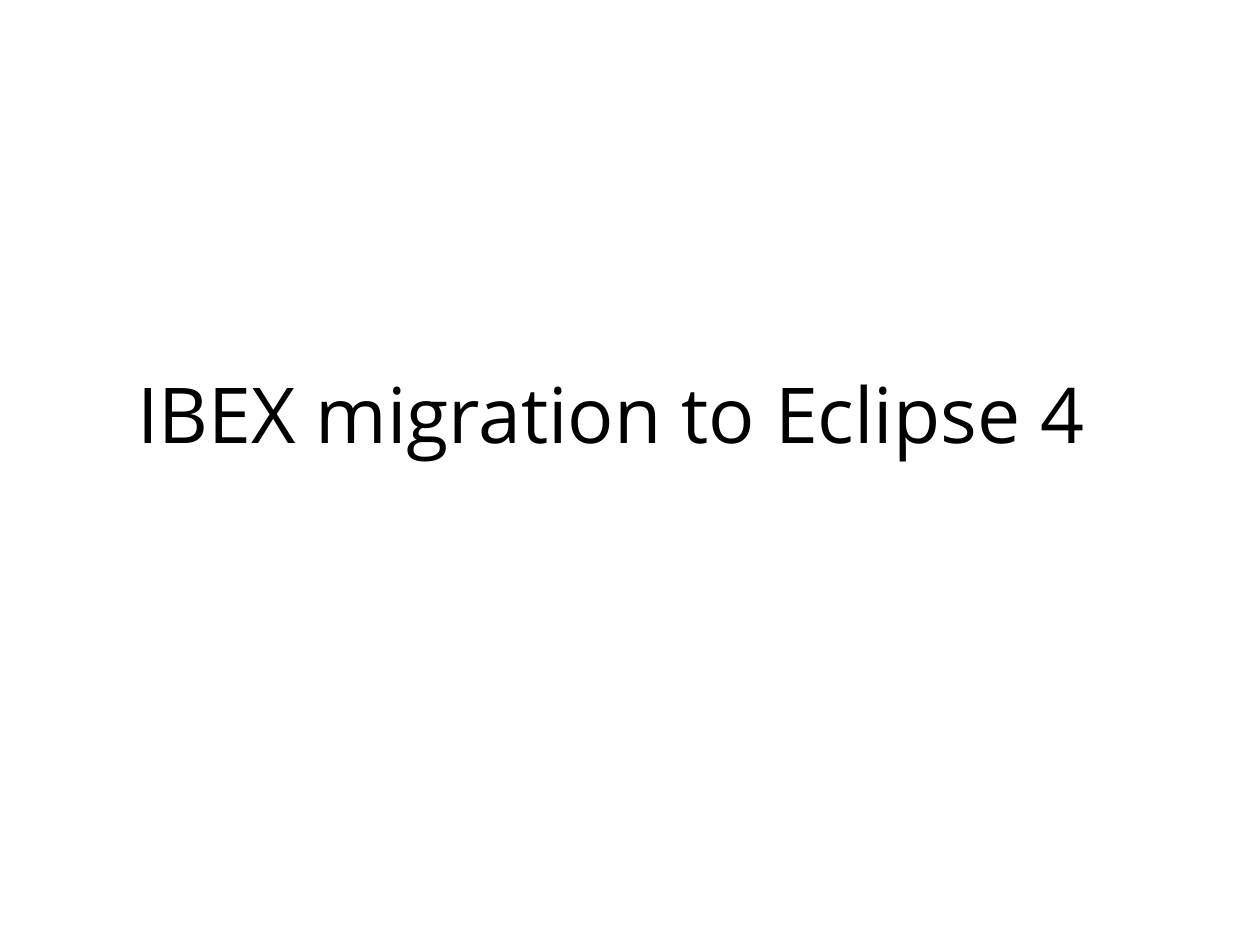
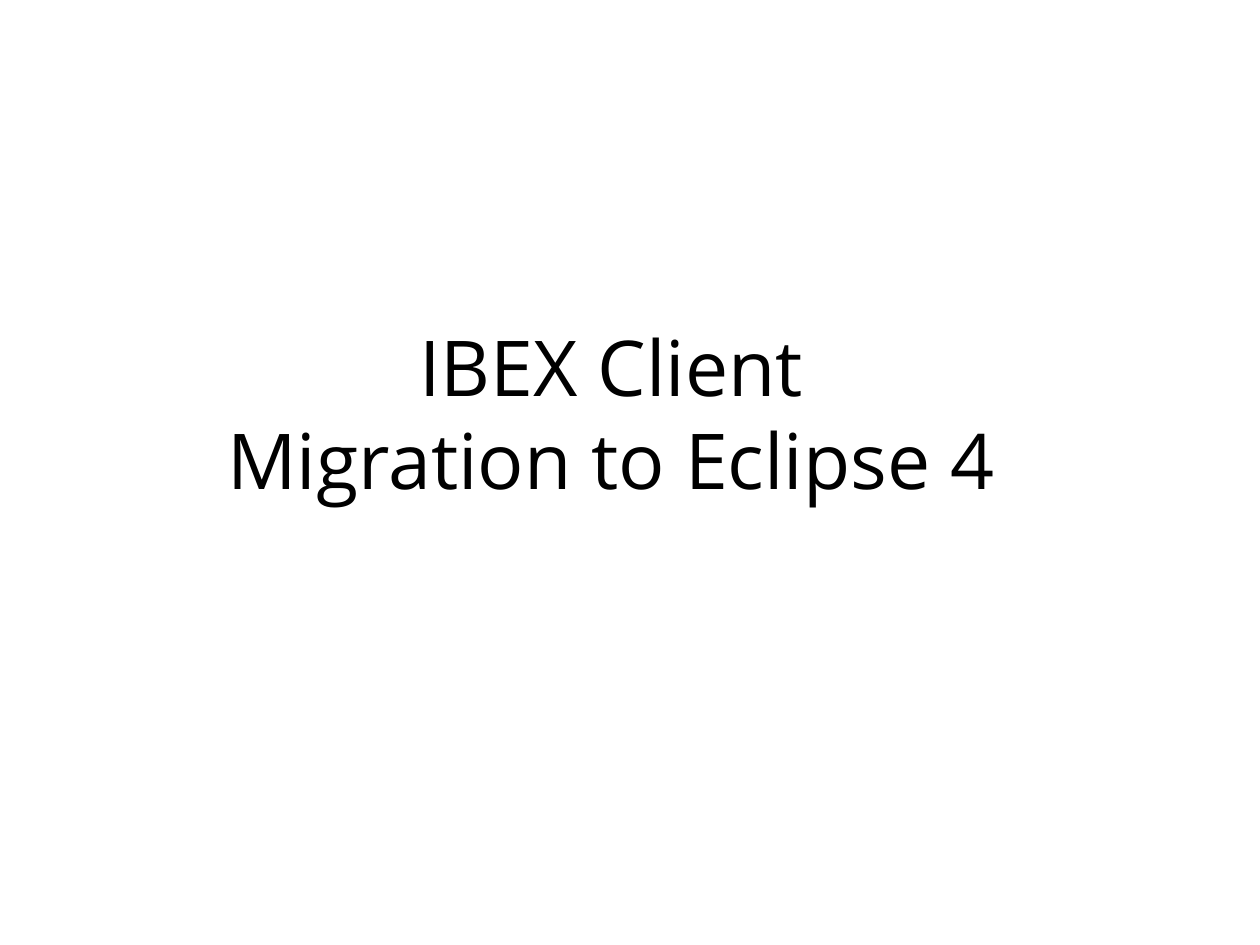
Before and after one commit to ISISComputingGroup/ibex_user_manual, a slide deck: slide 1 of eclipse_4_changes.ppt. Drawn at 1260x945 pixels with LibreOffice and Linux fonts; fonts in the diff are those of the drawing; background and template pictures are left out. Boxes give left, top, right and bottom in pixels: in the first picture for what was removed or moved away, otherwise in the second. Text is boxed around its words. In the diff, an @@ line names an element or a change of style, - is before the commit and + after.

```diff
--- a/eclipse_4_changes.ppt
+++ b/eclipse_4_changes.ppt
@@ title at box(227, 337, 994, 508): text changed @@
-IBEX migration to Eclipse 4
+IBEX Client
+Migration to Eclipse 4
```
Also in this commit, not shown: 7 other slides changed, 1 slide removed.
